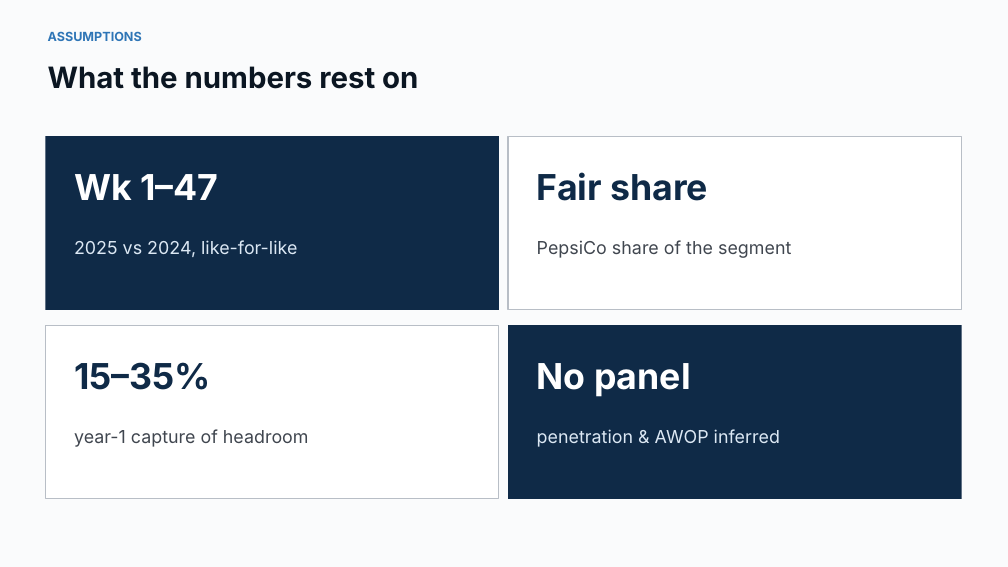
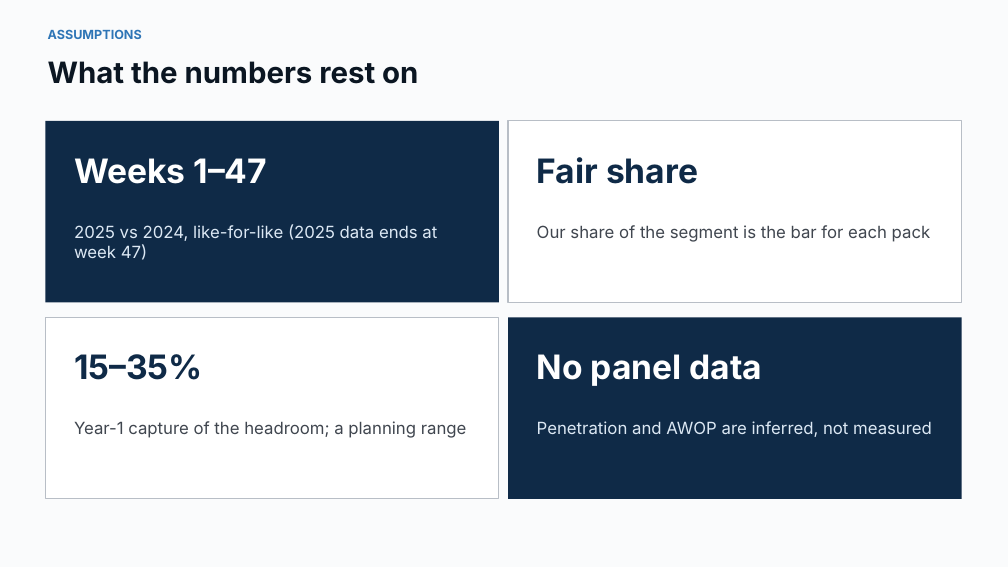
Before and after one commit to harshjunekumar/test-sample, a slide deck: slide 13 of pepsico_savoury_case/UK_Savoury_Growth_Story.pptx (slide 12 before the commit). Drawn at 1008x567 pixels with LibreOffice and Linux fonts; fonts in the diff are those of the drawing. Boxes give left, top, right and bottom in pixels: in the first picture for what was removed or moved away, otherwise in the second. Text is boxed around its words. In the diff, an @@ line names an element or a change of style, - is before the commit and + after.

```diff
--- a/pepsico_savoury_case/UK_Savoury_Growth_Story.pptx
+++ b/pepsico_savoury_case/UK_Savoury_Growth_Story.pptx
@@ text "What the numbers rest on": place and size @@
-text "What the numbers rest on" at bbox=[48, 66, 418, 89]
+text "What the numbers rest on" at bbox=[48, 61, 418, 84]
@@ rectangle: place and size @@
-rectangle at bbox=[45, 136, 499, 310]
+rectangle at bbox=[45, 121, 499, 302]
@@ rectangle: place and size @@
-rectangle at bbox=[508, 136, 962, 310]
+rectangle at bbox=[508, 121, 962, 302]
@@ text "Fair share" at bbox=[537, 157, 698, 184]: size 34 to 32 pt @@
@@ text "Fair share": place and size @@
-text "Fair share" at bbox=[537, 172, 708, 201]
+text "Fair share" at bbox=[537, 157, 698, 184]
@@ text at bbox=[74, 158, 268, 184]: text changed; size 34 to 32 pt @@
-Wk 1–47
+Weeks 1–47
@@ text at bbox=[74, 224, 437, 260]: text changed; size 17 to 16 pt @@
-2025 vs 2024, like-for-like
+2025 vs 2024, like-for-like (2025 data ends at week 47)
@@ text at bbox=[537, 225, 931, 242]: text changed; size 17 to 16 pt @@
-PepsiCo share of the segment
+Our share of the segment is the bar for each pack
@@ rectangle: place and size @@
-rectangle at bbox=[45, 325, 499, 499]
+rectangle at bbox=[45, 318, 499, 499]
@@ rectangle: place and size @@
-rectangle at bbox=[508, 325, 962, 499]
+rectangle at bbox=[508, 318, 962, 499]
@@ text "15–35%": place and size @@
-text "15–35%" at bbox=[74, 362, 211, 390]
+text "15–35%" at bbox=[74, 354, 203, 380]
@@ text "15–35%" at bbox=[74, 354, 203, 380]: size 34 to 32 pt @@
@@ text at bbox=[537, 354, 763, 386]: text changed; size 34 to 32 pt @@
-No panel
+No panel data
@@ text at bbox=[74, 421, 467, 438]: text changed; size 17 to 16 pt @@
-year-1 capture of headroom
+Year-1 capture of the headroom; a planning range
@@ text at bbox=[537, 421, 932, 437]: text changed; size 17 to 16 pt @@
-penetration & AWOP inferred
+Penetration and AWOP are inferred, not measured
```
Also in this commit, not shown: 10 other slides changed, 2 slides added, 1 slide removed, 1 other file.
